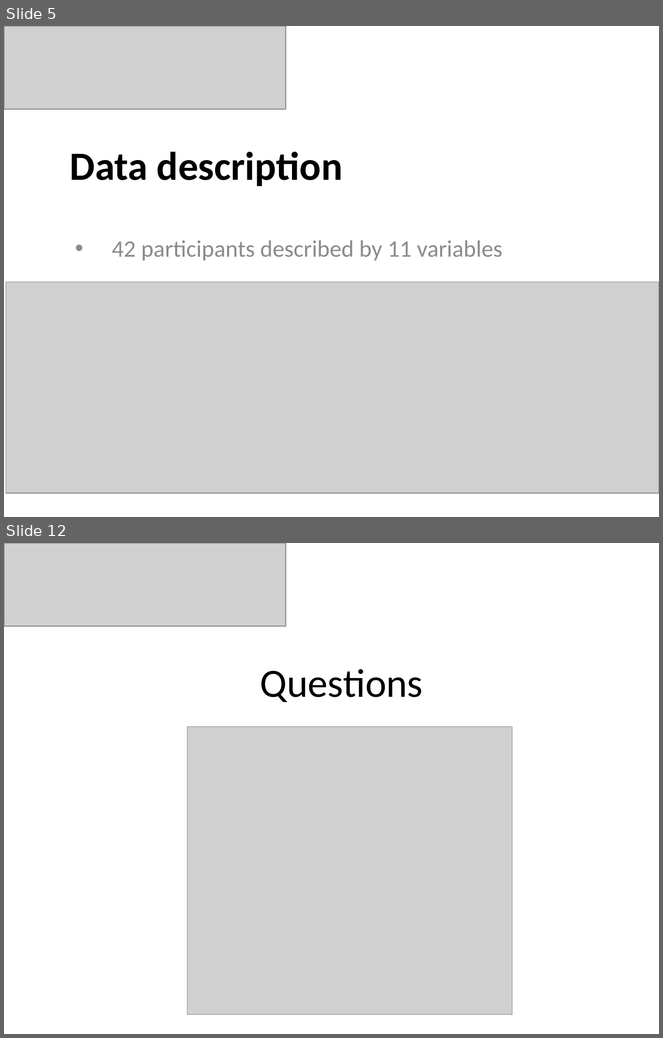
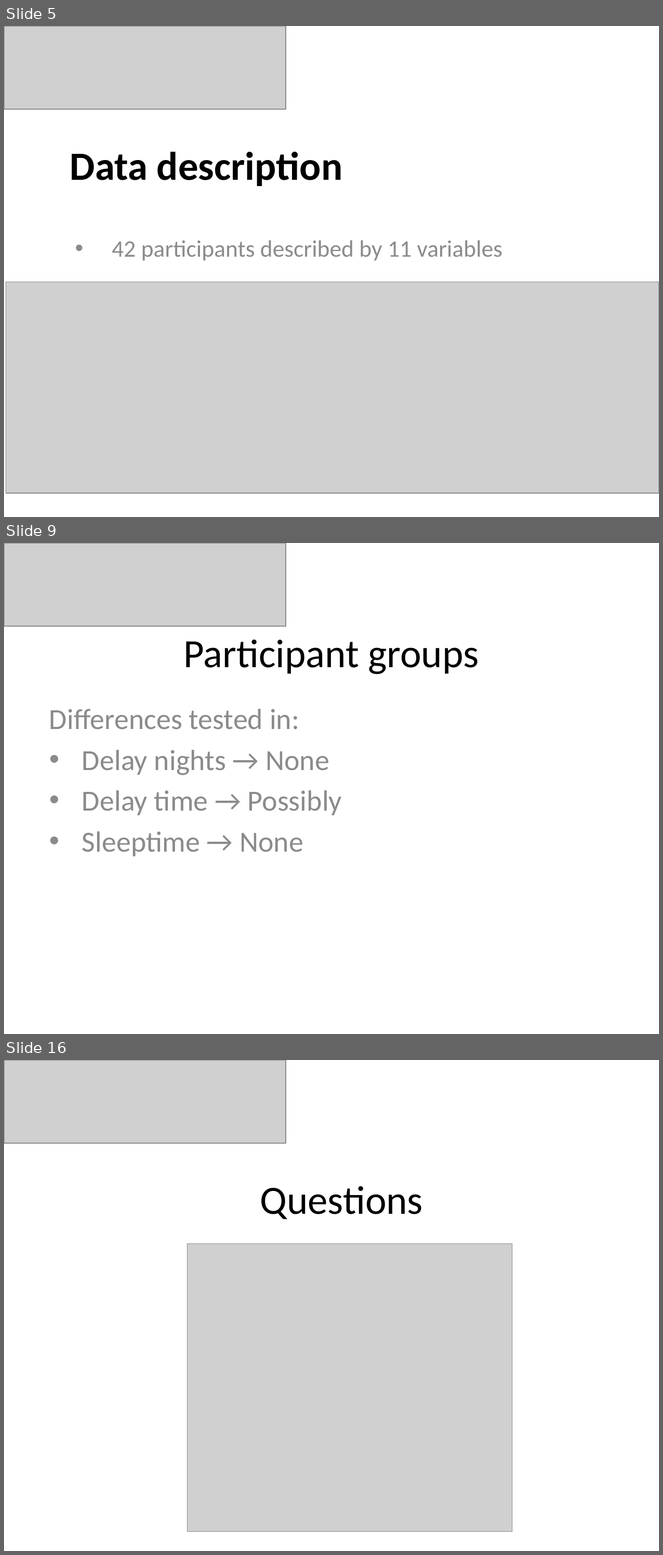
Before and after one commit to JesseSchouten/Project_Big_Data, a slide deck: Report/Presentation.pptx. Shown one above the other, each under a label of ours: slides 5 and 12 before the commit, slides 5, 9 and 16 after it; the slides between them are not shown. The pictures are 663x1038 and 663x1555 pixels, drawn with LibreOffice and Linux fonts; fonts in the diff are those of the drawing; grey boxes stand for pictures. Boxes give left, top, right and bottom in pixels: in the first picture for what was removed or moved away, otherwise in the second. Text is boxed around its words. In the diff, an @@ line names an element or a change of style, - is before the commit and + after.

```diff
--- a/Report/Presentation.pptx
+++ b/Report/Presentation.pptx
@@ slide 9 added at bbox=[4, 543, 659, 1034], background #FFFFFF @@
@@ picture added at bbox=[4, 543, 286, 626] @@
@@ title added at bbox=[184, 639, 479, 675], 44 pt, text #000000 @@
+Participant groups
@@ subtitle added at bbox=[49, 709, 343, 857], 32 pt, text #8C8C8C @@
+Differences tested in:
+• Delay nights → None
+• Delay time → Possibly
+• Sleeptime → None
@@ what was slide 12 is now slide 16 @@
```
Also in this commit, not shown: 3 slides changed, 8 other slides added, 5 slides removed, 1 other file.
